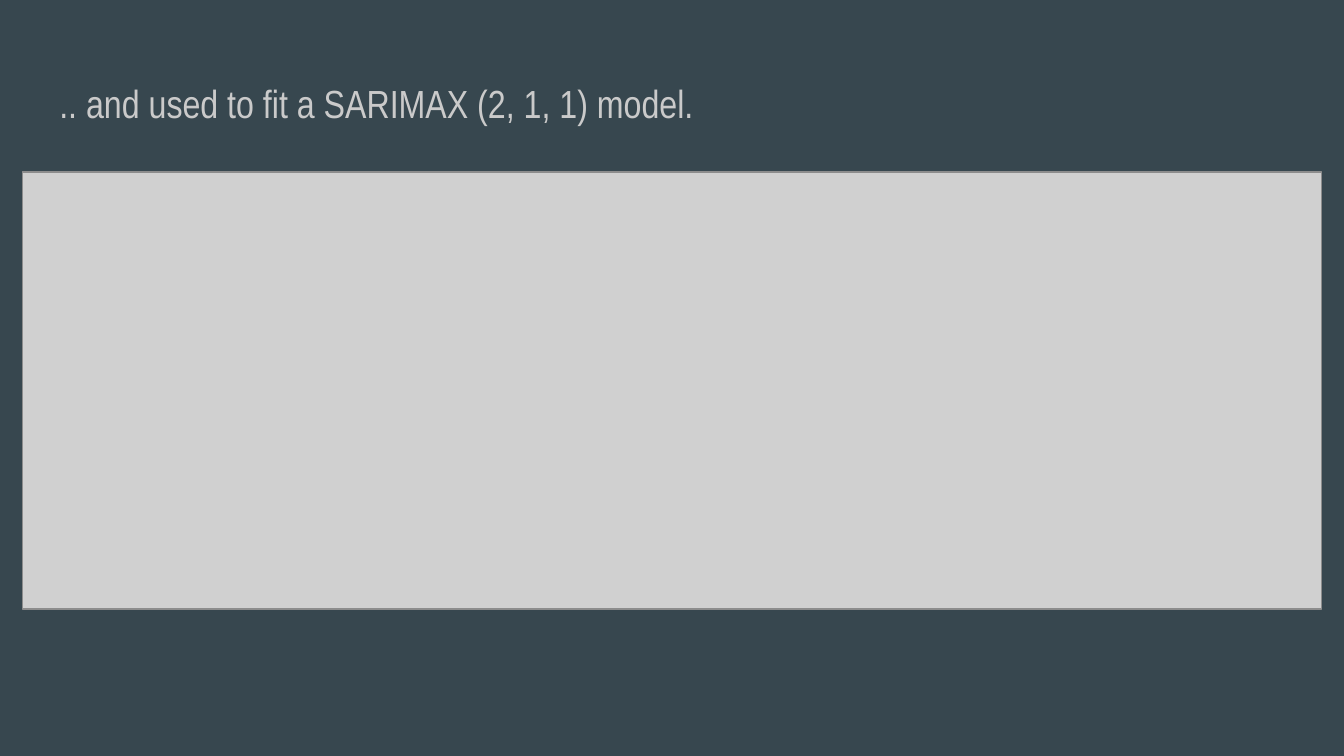
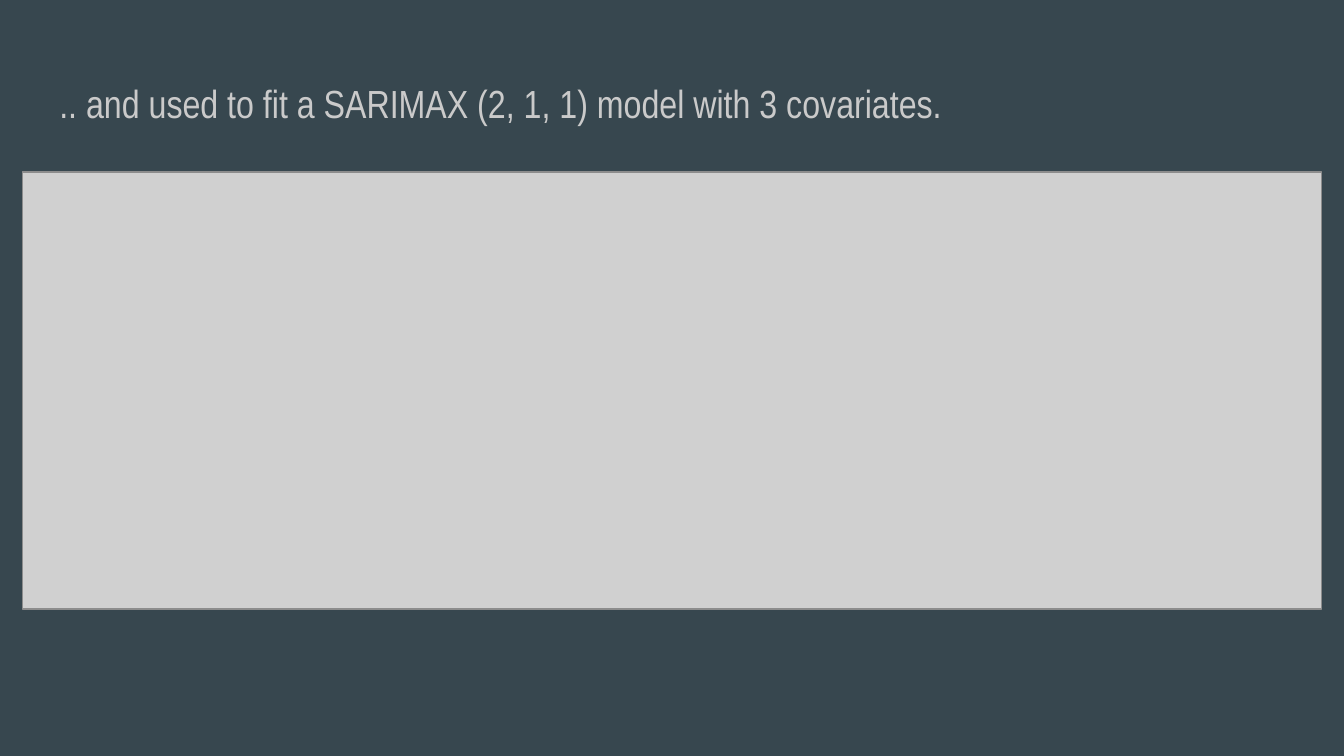
Before and after one commit to inaug22/capstone3, a slide deck: slide 9 of Capstone3Presentation.pptx. Drawn at 1344x756 pixels with LibreOffice and Linux fonts; fonts in the diff are those of the drawing; grey boxes stand for pictures. Boxes give left, top, right and bottom in pixels: in the first picture for what was removed or moved away, otherwise in the second. Text is boxed around its words. In the diff, an @@ line names an element or a change of style, - is before the commit and + after.

Commit message:
update slides

```diff
--- a/Capstone3Presentation.pptx
+++ b/Capstone3Presentation.pptx
@@ title at (86, 89, 941, 125): text changed @@
-.. and used to fit a SARIMAX (2, 1, 1) model.
+.. and used to fit a SARIMAX (2, 1, 1) model with 3 covariates.
```
Also in this commit, not shown: 2 other slides changed.
